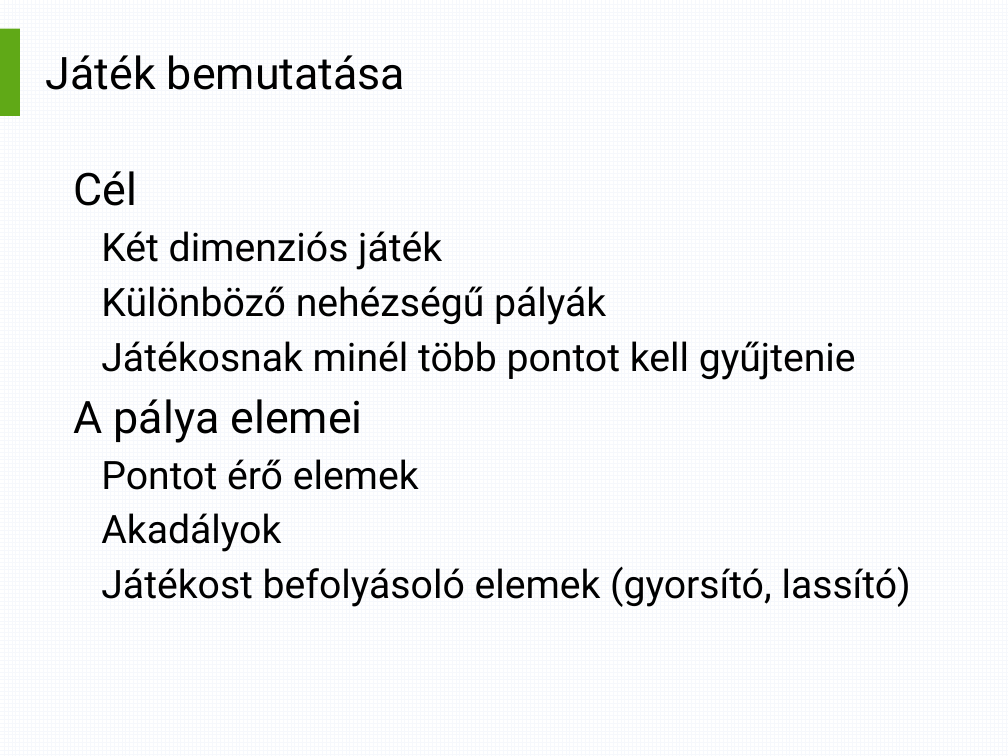
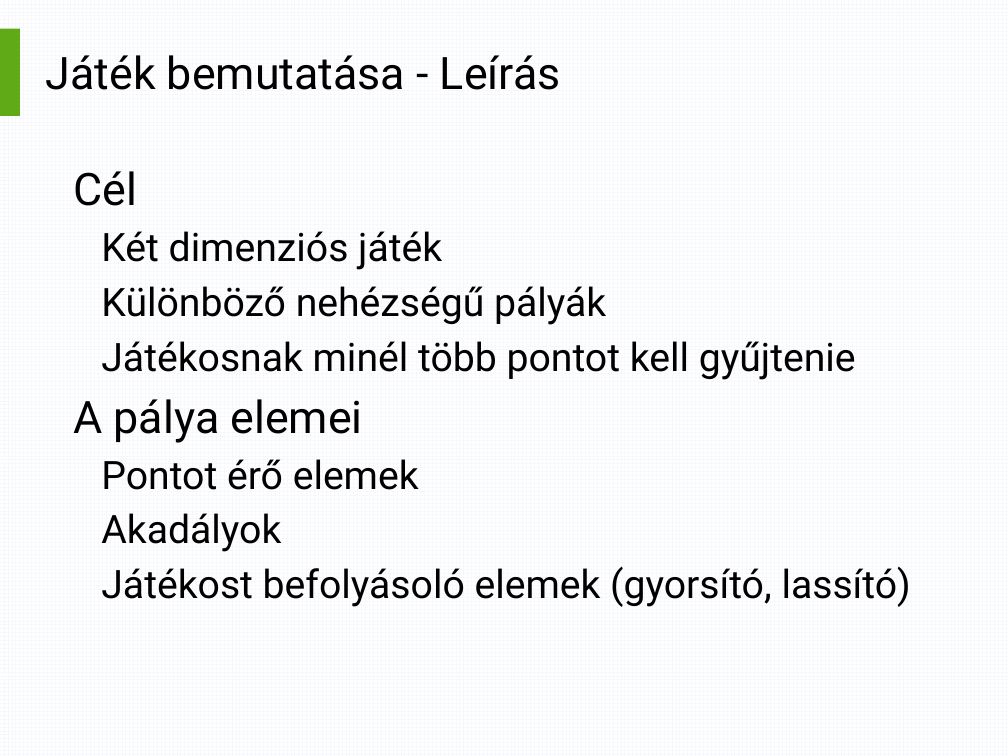
Before and after one commit to trnktms/ScarFly, a slide deck: slide 5 of ScarFly/Docs/Presentation.pptx (slide 6 before the commit). Drawn at 1008x756 pixels with LibreOffice and Linux fonts; fonts in the diff are those of the drawing. Boxes give left, top, right and bottom in pixels: in the first picture for what was removed or moved away, otherwise in the second. Text is boxed around its words. In the diff, an @@ line names an element or a change of style, - is before the commit and + after.

```diff
--- a/ScarFly/Docs/Presentation.pptx
+++ b/ScarFly/Docs/Presentation.pptx
@@ title at (x1=46, y1=55, x2=561, y2=90): text changed @@
-Játék bemutatása
+Játék bemutatása - Leírás
```
Also in this commit, not shown: 7 other slides changed, 3 slides added, 3 slides removed.
